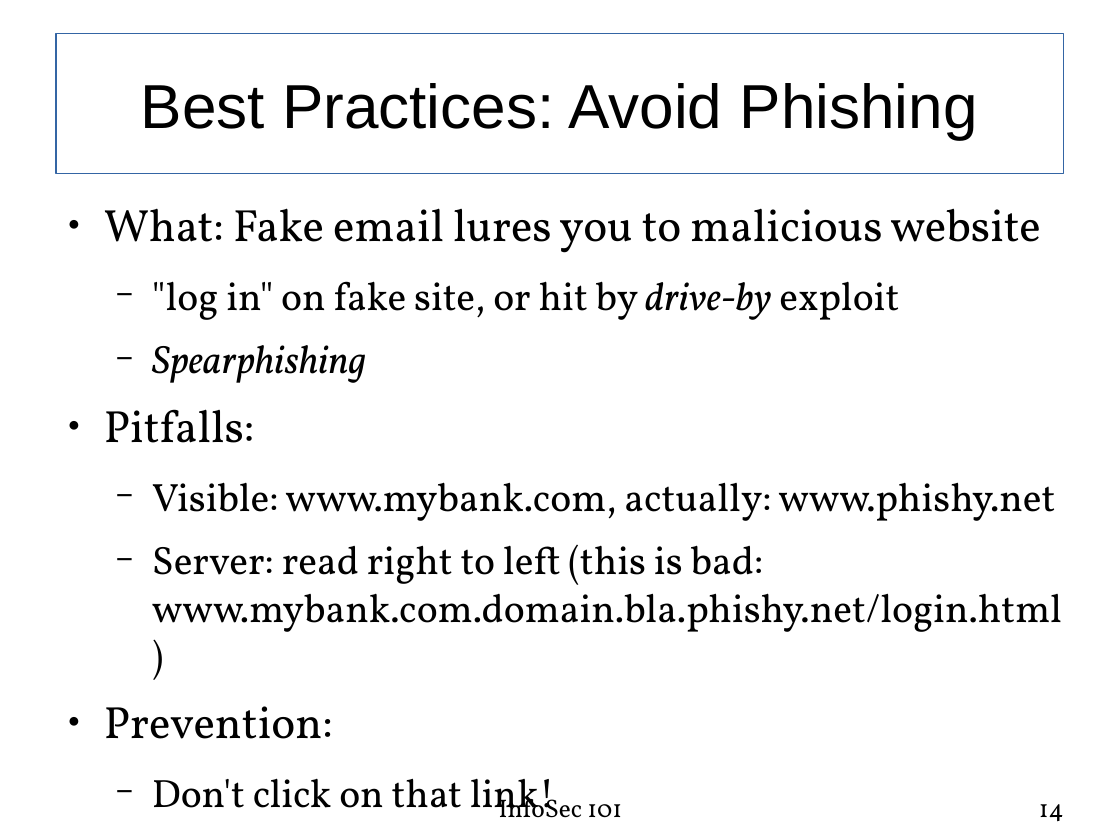
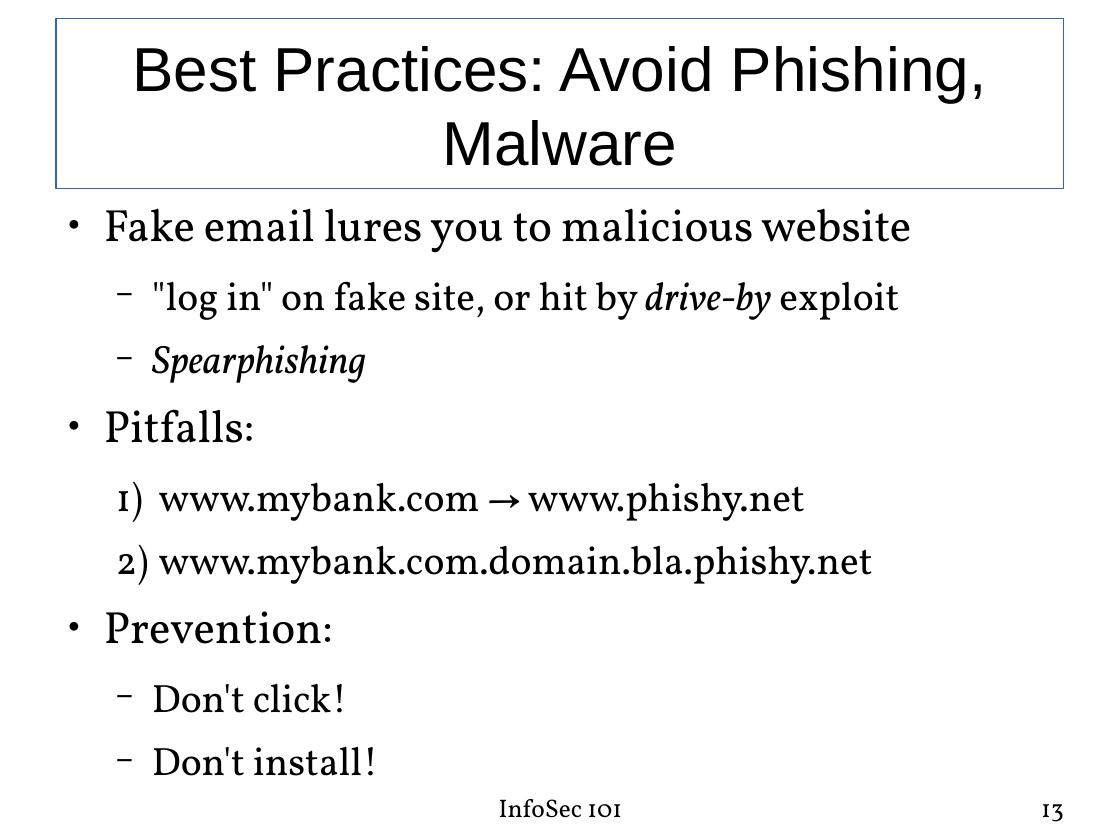
Before and after one commit to fabianlischka/InfoSec101, a slide deck: slide 13 of public/presentations/InfoSec101-Presentation-FCC-2015-02-26.odp (slide 14 before the commit). Drawn at 1120x840 pixels with LibreOffice and Linux fonts; fonts in the diff are those of the drawing. Boxes give left, top, right and bottom in pixels: in the first picture for what was removed or moved away, otherwise in the second. Text is boxed around its words. In the diff, an @@ line names an element or a change of style, - is before the commit and + after.

```diff
--- a/public/presentations/InfoSec101-Presentation-FCC-2015-02-26.odp
+++ b/public/presentations/InfoSec101-Presentation-FCC-2015-02-26.odp
@@ title "Best Practices: Avoid Phishing, Malware": place and size @@
-title "Best Practices: Avoid Phishing, Malware" at (56, 34, 1064, 174)
+title "Best Practices: Avoid Phishing, Malware" at (56, 19, 1064, 189)
@@ title at (132, 46, 986, 166): text changed @@
-Best Practices: Avoid Phishing
+Best Practices: Avoid Phishing, Malware
@@ text at (104, 208, 911, 253): text changed @@
-● What: Fake email lures you to malicious website
+● Fake email lures you to malicious website
@@ text at (159, 482, 873, 584): text changed @@
-  − Visible: www.mybank.com, actually: www.phishy.net
-  − Server: read right to left (this is bad: www.mybank.com.domain.bla.phishy.net/login.html)
+  1) www.mybank.com → www.phishy.net
+  2) www.mybank.com.domain.bla.phishy.net
@@ text at (152, 683, 348, 713): text changed @@
-  − Don't click on that link!
+  − Don't click!
+  − Don't install!
@@ page number at (1041, 804, 1064, 822): text changed @@
-14
+13
```
Also in this commit, not shown: 22 other slides changed, 14 slides removed, 1 other file.
